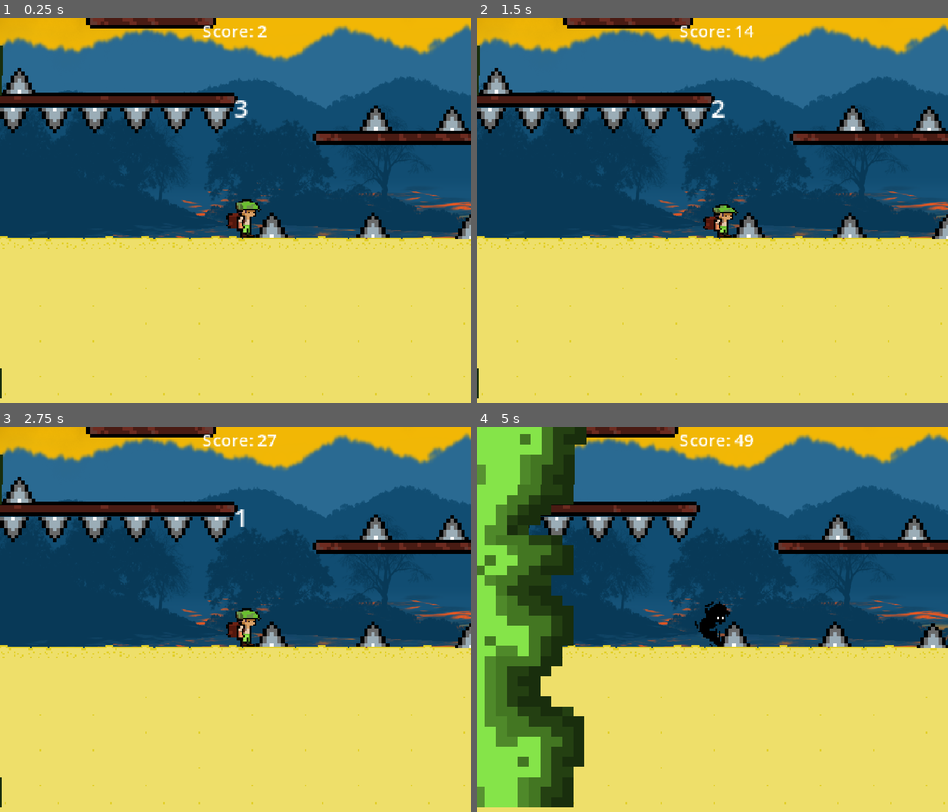
Above: before the commit, frames 1-4 (two rows, left to right).
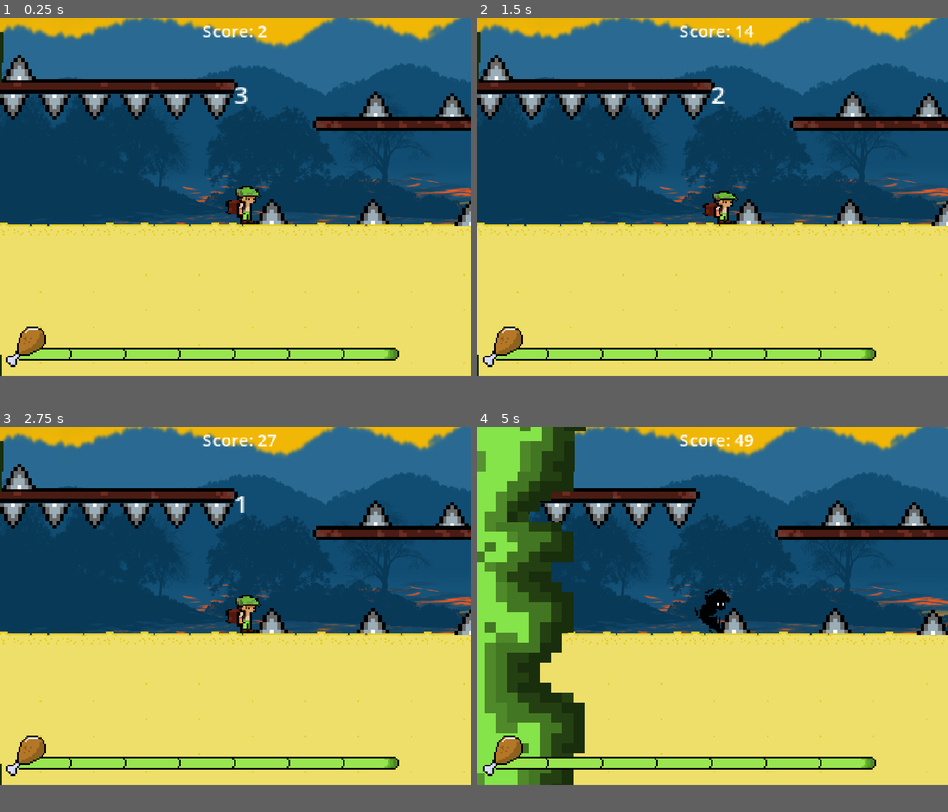
Above: after the commit, the same moments.

Repository: Overlord1304/Stormlock-Escape
Game: Godot game, scene res://scenes/main.tscn
Two runs of this game, one before a commit and one after it. Both use one fixed random seed, a clock stepped at 60 frames per second and the inputs below.
Inputs:
- Up to frame 1 (0.25 s): no input
- Up to frame 2 (1.5 s): tap Enter at 0.5 s; hold Right (ui_right) from 0.53 s (still down); tap Alt at 0.6 s; tap Up (ui_up) at 0.77 s; tap Shift at 1.35 s
- Up to frame 3 (2.75 s): tap Up (ui_up) at 1.52 s; release Right (ui_right) at 2.03 s; hold Left (ui_left) from 2.03 s (still down); tap Alt at 2.1 s
- Up to frame 4 (5 s): release Left (ui_left) at 2.78 s; hold Right (ui_right) 2.78-4.28 s; tap Shift at 2.85, 4.35 s; tap Up (ui_up) at 3.02, 3.77, 4.52 s; tap Alt at 3.6 s; hold Left (ui_left) from 4.28 s (still down)
In our replay, the window is 800x655 before the commit and 800x609 after it. These sizes can differ from the game's own. Grey fills any space a smaller window leaves; there, only what the larger window draws over its background counts as a difference.

The runs differ from the first frame. In frame 1, 26% of the frame differs, in the area x 0-100%, y 0-99%; in frame 2, 26%; in frame 3, 26%; in frame 4, 29%.

Commit message:
added hunger system with food collectibles

Diff:
--- a/project.godot
+++ b/project.godot
@@ -22,9 +22,9 @@
 [display]
 
 window/size/viewport_width=880
-window/size/viewport_height=720
+window/size/viewport_height=670
 window/size/window_width_override=880
-window/size/window_height_override=720
+window/size/window_height_override=670
 window/stretch/mode="canvas_items"
 
 [editor_plugins]
@@ -35,6 +35,7 @@
 
 player=""
 storm=""
+Food=""
 
 [rendering]
 
--- /dev/null
+++ b/scenes/food.tscn
@@ -0,0 +1,68 @@
+[gd_scene load_steps=11 format=3 uid="uid://ddb2p8p32lcdq"]
+
+[ext_resource type="Texture2D" uid="uid://buur6udplb2c7" path="res://sprites/food.png" id="1_xven1"]
+[ext_resource type="Script" uid="uid://c5ahi6onic6gy" path="res://scripts/food.gd" id="2_af40f"]
+
+[sub_resource type="CircleShape2D" id="CircleShape2D_af40f"]
+radius = 12.369317
+
+[sub_resource type="AtlasTexture" id="AtlasTexture_af40f"]
+atlas = ExtResource("1_xven1")
+region = Rect2(0, 0, 32, 32)
+
+[sub_resource type="AtlasTexture" id="AtlasTexture_370ap"]
+atlas = ExtResource("1_xven1")
+region = Rect2(32, 0, 32, 32)
+
+[sub_resource type="AtlasTexture" id="AtlasTexture_qjm1k"]
+atlas = ExtResource("1_xven1")
+region = Rect2(64, 0, 32, 32)
+
+[sub_resource type="AtlasTexture" id="AtlasTexture_p8t0w"]
+atlas = ExtResource("1_xven1")
+region = Rect2(96, 0, 32, 32)
+
+[sub_resource type="AtlasTexture" id="AtlasTexture_14bb5"]
+atlas = ExtResource("1_xven1")
+region = Rect2(128, 0, 32, 32)
+
+[sub_resource type="AtlasTexture" id="AtlasTexture_7b0y3"]
+atlas = ExtResource("1_xven1")
+region = Rect2(160, 0, 32, 32)
+
+[sub_resource type="SpriteFrames" id="SpriteFrames_370ap"]
+animations = [{
+"frames": [{
+"duration": 1.0,
+"texture": SubResource("AtlasTexture_af40f")
+}, {
+"duration": 1.0,
+"texture": SubResource("AtlasTexture_370ap")
+}, {
+"duration": 1.0,
+"texture": SubResource("AtlasTexture_qjm1k")
+}, {
+"duration": 1.0,
+"texture": SubResource("AtlasTexture_p8t0w")
+}, {
+"duration": 1.0,
+"texture": SubResource("AtlasTexture_14bb5")
+}, {
+"duration": 1.0,
+"texture": SubResource("AtlasTexture_7b0y3")
+}],
+"loop": true,
+"name": &"default",
+"speed": 5.0
+}]
+
+[node name="Area2D" type="Area2D" groups=["Food"]]
+script = ExtResource("2_af40f")
+
+[node name="CollisionShape2D" type="CollisionShape2D" parent="."]
+shape = SubResource("CircleShape2D_af40f")
+
+[node name="AnimatedSprite2D" type="AnimatedSprite2D" parent="."]
+sprite_frames = SubResource("SpriteFrames_370ap")
+
+[connection signal="body_entered" from="." to="." method="_on_body_entered"]
--- a/scenes/main.tscn
+++ b/scenes/main.tscn
@@ -29,10 +29,12 @@
 [node name="Storm" parent="." instance=ExtResource("5_tbgi4")]
 z_index = 1
 position = Vector2(43, 256)
+speed = null
 
 [node name="Storm2" parent="." instance=ExtResource("5_tbgi4")]
 z_index = 1
 position = Vector2(44, 55)
+speed = null
 
 [node name="CanvasLayer" type="CanvasLayer" parent="."]
 offset = Vector2(230, 0)
@@ -64,3 +66,4 @@
 [node name="Storm3" parent="." instance=ExtResource("5_tbgi4")]
 z_index = 1
 position = Vector2(44, -132)
+speed = null
--- a/scenes/parallax.tscn
+++ b/scenes/parallax.tscn
@@ -1,9 +1,10 @@
-[gd_scene load_steps=5 format=3 uid="uid://c1ih35j0saddb"]
+[gd_scene load_steps=6 format=3 uid="uid://c1ih35j0saddb"]
 
 [ext_resource type="Texture2D" uid="uid://cq3os8ycujfth" path="res://parallax/L1.png" id="1_dgjee"]
 [ext_resource type="Texture2D" uid="uid://bk03l5mvcodh1" path="res://parallax/L2.png" id="2_quimm"]
 [ext_resource type="Texture2D" uid="uid://doo2ng8j4g24a" path="res://parallax/L3.png" id="3_yvlf7"]
 [ext_resource type="Texture2D" uid="uid://cdiisgrvmljeq" path="res://parallax/L4.png" id="4_hankl"]
+[ext_resource type="Texture2D" uid="uid://b3t4f4ke8xmaa" path="res://parallax/L67.png" id="5_quimm"]
 
 [node name="Node2D" type="Node2D"]
 
@@ -87,3 +88,53 @@
 scale = Vector2(0.22916664, 0.28657407)
 texture = ExtResource("4_hankl")
 centered = false
+
+[node name="ParallaxLayer9" type="ParallaxLayer" parent="ParallaxBackground"]
+position = Vector2(441, 1)
+motion_mirroring = Vector2(880, 0)
+
+[node name="Sprite2D" type="Sprite2D" parent="ParallaxBackground/ParallaxLayer9"]
+position = Vector2(-383, -241)
+scale = Vector2(6.1241384, 9.486574)
+texture = ExtResource("5_quimm")
+centered = false
+
+[node name="ParallaxLayer10" type="ParallaxLayer" parent="ParallaxBackground"]
+position = Vector2(440, -103)
+motion_mirroring = Vector2(880, 0)
+
+[node name="Sprite2D" type="Sprite2D" parent="ParallaxBackground/ParallaxLayer10"]
+position = Vector2(58.999973, -51)
+scale = Vector2(0.22864585, 0.29583332)
+texture = ExtResource("2_quimm")
+centered = false
+
+[node name="ParallaxLayer11" type="ParallaxLayer" parent="ParallaxBackground"]
+position = Vector2(440, -191)
+motion_mirroring = Vector2(880, 0)
+
+[node name="Sprite2D" type="Sprite2D" parent="ParallaxBackground/ParallaxLayer11"]
+position = Vector2(58.999973, -51)
+scale = Vector2(0.22864585, 0.29583332)
+texture = ExtResource("2_quimm")
+centered = false
+
+[node name="ParallaxLayer12" type="ParallaxLayer" parent="ParallaxBackground"]
+position = Vector2(-1, -189)
+motion_mirroring = Vector2(880, 0)
+
+[node name="Sprite2D" type="Sprite2D" parent="ParallaxBackground/ParallaxLayer12"]
+position = Vector2(58.999973, -51)
+scale = Vector2(0.22864585, 0.29583332)
+texture = ExtResource("2_quimm")
+centered = false
+
+[node name="ParallaxLayer13" type="ParallaxLayer" parent="ParallaxBackground"]
+position = Vector2(-1, -101)
+motion_mirroring = Vector2(880, 0)
+
+[node name="Sprite2D" type="Sprite2D" parent="ParallaxBackground/ParallaxLayer13"]
+position = Vector2(58.999973, -51)
+scale = Vector2(0.22864585, 0.29583332)
+texture = ExtResource("2_quimm")
+centered = false
--- a/scenes/player.tscn
+++ b/scenes/player.tscn
@@ -1,10 +1,13 @@
-[gd_scene load_steps=40 format=3 uid="uid://b46ati8dl6si0"]
+[gd_scene load_steps=52 format=3 uid="uid://b46ati8dl6si0"]
 
 [ext_resource type="Script" uid="uid://cyjqbcgq12gsu" path="res://scripts/player.gd" id="1_dqkch"]
 [ext_resource type="Texture2D" uid="uid://dnfcevdxtdcaa" path="res://sprites/playersheet-sheet.png" id="2_qlg0r"]
 [ext_resource type="Texture2D" uid="uid://cpy6vnyqu0g31" path="res://sprites/death.png" id="2_tuyoq"]
 [ext_resource type="Texture2D" uid="uid://daqo0xka2bm7l" path="res://sprites/playerjump.png" id="3_tuyoq"]
 [ext_resource type="Texture2D" uid="uid://uer0cn4gi6ny" path="res://sprites/walking.png" id="4_fjrip"]
+[ext_resource type="Texture2D" uid="uid://h8uw2virlgeu" path="res://sprites/hungbar.png" id="6_tuyoq"]
+[ext_resource type="Texture2D" uid="uid://b35fbh62yj3oc" path="res://sprites/Sprite-0002.png" id="7_fjrip"]
+[ext_resource type="Script" uid="uid://xxhd308qekpf" path="res://scripts/hungerbar.gd" id="7_smehm"]
 
 [sub_resource type="AtlasTexture" id="AtlasTexture_fjrip"]
 atlas = ExtResource("2_tuyoq")
@@ -248,6 +251,70 @@
 [sub_resource type="RectangleShape2D" id="RectangleShape2D_tuyoq"]
 size = Vector2(1890, 1289)
 
+[sub_resource type="AtlasTexture" id="AtlasTexture_f1ej7"]
+atlas = ExtResource("6_tuyoq")
+region = Rect2(0, 0, 256, 16)
+
+[sub_resource type="AtlasTexture" id="AtlasTexture_oprun"]
+atlas = ExtResource("6_tuyoq")
+region = Rect2(256, 0, 256, 16)
+
+[sub_resource type="AtlasTexture" id="AtlasTexture_a8ls1"]
+atlas = ExtResource("6_tuyoq")
+region = Rect2(512, 0, 256, 16)
+
+[sub_resource type="AtlasTexture" id="AtlasTexture_qfm1y"]
+atlas = ExtResource("6_tuyoq")
+region = Rect2(768, 0, 256, 16)
+
+[sub_resource type="AtlasTexture" id="AtlasTexture_fulsm"]
+atlas = ExtResource("6_tuyoq")
+region = Rect2(1024, 0, 256, 16)
+
+[sub_resource type="AtlasTexture" id="AtlasTexture_4r5pv"]
+atlas = ExtResource("6_tuyoq")
+region = Rect2(1280, 0, 256, 16)
+
+[sub_resource type="AtlasTexture" id="AtlasTexture_60mlk"]
+atlas = ExtResource("6_tuyoq")
+region = Rect2(1536, 0, 256, 16)
+
+[sub_resource type="AtlasTexture" id="AtlasTexture_i4ail"]
+atlas = ExtResource("6_tuyoq")
+region = Rect2(1792, 0, 256, 16)
+
+[sub_resource type="SpriteFrames" id="SpriteFrames_i4ail"]
+animations = [{
+"frames": [{
+"duration": 1.0,
+"texture": SubResource("AtlasTexture_f1ej7")
+}, {
+"duration": 1.0,
+"texture": SubResource("AtlasTexture_oprun")
+}, {
+"duration": 1.0,
+"texture": SubResource("AtlasTexture_a8ls1")
+}, {
+"duration": 1.0,
+"texture": SubResource("AtlasTexture_qfm1y")
+}, {
+"duration": 1.0,
+"texture": SubResource("AtlasTexture_fulsm")
+}, {
+"duration": 1.0,
+"texture": SubResource("AtlasTexture_4r5pv")
+}, {
+"duration": 1.0,
+"texture": SubResource("AtlasTexture_60mlk")
+}, {
+"duration": 1.0,
+"texture": SubResource("AtlasTexture_i4ail")
+}],
+"loop": true,
+"name": &"default",
+"speed": 5.0
+}]
+
 [node name="player" type="CharacterBody2D" groups=["player"]]
 position = Vector2(63, 0)
 script = ExtResource("1_dqkch")
@@ -274,6 +341,19 @@
 position = Vector2(3, -626.5)
 shape = SubResource("RectangleShape2D_tuyoq")
 
+[node name="hungerbar" type="Node2D" parent="."]
+position = Vector2(3, -13)
+
+[node name="AnimatedSprite2D" type="AnimatedSprite2D" parent="hungerbar"]
+position = Vector2(-17, 112)
+sprite_frames = SubResource("SpriteFrames_i4ail")
+frame_progress = 0.34203237
+script = ExtResource("7_smehm")
+
+[node name="Sprite2D" type="Sprite2D" parent="hungerbar"]
+position = Vector2(-132, 104)
+texture = ExtResource("7_fjrip")
+
 [connection signal="animation_finished" from="AnimatedSprite2D" to="." method="_on_animated_sprite_2d_animation_finished"]
 [connection signal="body_entered" from="stormdetector" to="." method="_on_stormdetector_body_entered"]
 [connection signal="body_exited" from="stormdetector" to="." method="_on_stormdetector_body_exited"]
--- a/scenes/segments/segment_1.tscn
+++ b/scenes/segments/segment_1.tscn
@@ -1,8 +1,9 @@
-[gd_scene load_steps=9 format=4 uid="uid://jom0p40tlxoy"]
+[gd_scene load_steps=10 format=4 uid="uid://jom0p40tlxoy"]
 
 [ext_resource type="Script" uid="uid://djiq6g1hwd735" path="res://scripts/segscript.gd" id="1_4e3lr"]
 [ext_resource type="Texture2D" uid="uid://nyqgn2wneu83" path="res://sprites/float.png" id="3_oty2d"]
 [ext_resource type="PackedScene" uid="uid://b8m22mdk4lsb" path="res://scenes/spike.tscn" id="3_sp3y7"]
+[ext_resource type="PackedScene" uid="uid://ddb2p8p32lcdq" path="res://scenes/food.tscn" id="4_oty2d"]
 
 [sub_resource type="TileSetAtlasSource" id="TileSetAtlasSource_sp3y7"]
 texture = ExtResource("3_oty2d")
@@ -181,3 +182,7 @@
 position = Vector2(5.3333282, -96)
 scale = Vector2(1.5, 1.5)
 shape = SubResource("RectangleShape2D_sp3y7")
+
+[node name="Node2D" parent="." instance=ExtResource("4_oty2d")]
+position = Vector2(-101.333336, -97.333336)
+scale = Vector2(0.5, 0.5)
--- a/scenes/segments/segment_2.tscn
+++ b/scenes/segments/segment_2.tscn
@@ -1,8 +1,9 @@
-[gd_scene load_steps=12 format=4 uid="uid://ddk7ulhbxjqci"]
+[gd_scene load_steps=13 format=4 uid="uid://ddk7ulhbxjqci"]
 
 [ext_resource type="Script" uid="uid://djiq6g1hwd735" path="res://scripts/segscript.gd" id="1_ytqth"]
 [ext_resource type="Texture2D" uid="uid://nyqgn2wneu83" path="res://sprites/float.png" id="2_pwiuq"]
 [ext_resource type="PackedScene" uid="uid://b8m22mdk4lsb" path="res://scenes/spike.tscn" id="3_5td24"]
+[ext_resource type="PackedScene" uid="uid://ddb2p8p32lcdq" path="res://scenes/food.tscn" id="4_5td24"]
 
 [sub_resource type="TileSetAtlasSource" id="TileSetAtlasSource_v880x"]
 texture = ExtResource("2_pwiuq")
@@ -139,6 +140,37 @@
 [node name="StaticBody2D16" parent="spike" instance=ExtResource("3_5td24")]
 position = Vector2(-121.44446, -74.999985)
 
+[node name="StaticBody2D12" parent="spike" instance=ExtResource("3_5td24")]
+position = Vector2(-355.8889, -75.22222)
+
+[node name="StaticBody2D17" parent="spike" instance=ExtResource("3_5td24")]
+position = Vector2(-364.77777, -75.22222)
+
+[node name="StaticBody2D18" parent="spike" instance=ExtResource("3_5td24")]
+position = Vector2(-373.66663, -75.22222)
+
+[node name="StaticBody2D19" parent="spike" instance=ExtResource("3_5td24")]
+position = Vector2(-50.333336, -74.999985)
+
+[node name="StaticBody2D20" parent="spike" instance=ExtResource("3_5td24")]
+position = Vector2(-41.000008, -74.999985)
+
+[node name="StaticBody2D21" parent="spike" instance=ExtResource("3_5td24")]
+position = Vector2(407.55566, 123.7778)
+rotation = 3.1415927
+
+[node name="StaticBody2D22" parent="spike" instance=ExtResource("3_5td24")]
+position = Vector2(-22.777786, -74.999985)
+
+[node name="StaticBody2D23" parent="spike" instance=ExtResource("3_5td24")]
+position = Vector2(-5.888893, -74.999985)
+
+[node name="StaticBody2D24" parent="spike" instance=ExtResource("3_5td24")]
+position = Vector2(20.000011, -94.66669)
+
+[node name="StaticBody2D25" parent="spike" instance=ExtResource("3_5td24")]
+position = Vector2(56.444458, -94.66669)
+
 [node name="TileMapLayer5" type="TileMapLayer" parent="."]
 position = Vector2(-86, -24)
 scale = Vector2(1.5, 1.5)
@@ -198,3 +230,22 @@
 position = Vector2(12.148132, -63.851845)
 scale = Vector2(1.5, 1.5)
 shape = SubResource("RectangleShape2D_5td24")
+
+[node name="TileMapLayer9" type="TileMapLayer" parent="."]
+position = Vector2(418.6667, 41)
+scale = Vector2(1.5, 1.5)
+tile_map_data = PackedByteArray("AAD8//7/AAABAAQAAAD9//7/AAACAAEAADD+//7/AAACAAQAAAD///7/AAACAAEAADAAAP7/AAACAAMAADABAP7/AAADAAIAAGACAP7/AAACAAMAADADAP7/AAACAAEAADAEAP7/AAACAAQAAAAFAP7/AAADAAQAAAA=")
+tile_set = SubResource("TileSet_4a80a")
+
+[node name="StaticBody2D" type="StaticBody2D" parent="TileMapLayer9"]
+position = Vector2(0, 88)
+scale = Vector2(1.5, 1.5)
+
+[node name="CollisionShape2D" type="CollisionShape2D" parent="TileMapLayer9/StaticBody2D"]
+position = Vector2(3.9259262, -64.296295)
+scale = Vector2(1.5, 1.5)
+shape = SubResource("RectangleShape2D_slweb")
+
+[node name="Node2D" parent="." instance=ExtResource("4_5td24")]
+position = Vector2(-111.333336, -48)
+scale = Vector2(0.5, 0.5)
--- a/scenes/segments/segment_3.tscn
+++ b/scenes/segments/segment_3.tscn
@@ -1,8 +1,9 @@
-[gd_scene load_steps=10 format=4 uid="uid://dbon7rv4mdj1q"]
+[gd_scene load_steps=11 format=4 uid="uid://dbon7rv4mdj1q"]
 
 [ext_resource type="Script" uid="uid://djiq6g1hwd735" path="res://scripts/segscript.gd" id="1_655fg"]
 [ext_resource type="Texture2D" uid="uid://nyqgn2wneu83" path="res://sprites/float.png" id="2_sn0gb"]
 [ext_resource type="PackedScene" uid="uid://b8m22mdk4lsb" path="res://scenes/spike.tscn" id="3_bf286"]
+[ext_resource type="PackedScene" uid="uid://ddb2p8p32lcdq" path="res://scenes/food.tscn" id="4_sn0gb"]
 
 [sub_resource type="TileSetAtlasSource" id="TileSetAtlasSource_4clqh"]
 texture = ExtResource("2_sn0gb")
@@ -107,6 +108,36 @@
 position = Vector2(-51.111107, 190.22229)
 rotation = -1.5707964
 
+[node name="StaticBody2D13" parent="spike" instance=ExtResource("3_bf286")]
+position = Vector2(-348.00012, -88.88891)
+
+[node name="StaticBody2D21" parent="spike" instance=ExtResource("3_bf286")]
+position = Vector2(-75.111115, -89.33333)
+
+[node name="StaticBody2D22" parent="spike" instance=ExtResource("3_bf286")]
+position = Vector2(-292, -75.11111)
+
+[node name="StaticBody2D24" parent="spike" instance=ExtResource("3_bf286")]
+position = Vector2(-131.55554, -75.11111)
+
+[node name="StaticBody2D26" parent="spike" instance=ExtResource("3_bf286")]
+position = Vector2(-15.1111145, -75.11111)
+
+[node name="StaticBody2D27" parent="spike" instance=ExtResource("3_bf286")]
+position = Vector2(-6.222229, -75.11111)
+
+[node name="StaticBody2D28" parent="spike" instance=ExtResource("3_bf286")]
+position = Vector2(2.6666641, -75.11111)
+
+[node name="StaticBody2D29" parent="spike" instance=ExtResource("3_bf286")]
+position = Vector2(-403.5556, -75.11111)
+
+[node name="StaticBody2D30" parent="spike" instance=ExtResource("3_bf286")]
+position = Vector2(-422.22232, -75.11111)
+
+[node name="StaticBody2D31" parent="spike" instance=ExtResource("3_bf286")]
+position = Vector2(-412.88904, -75.11111)
+
 [node name="TileMapLayer6" type="TileMapLayer" parent="."]
 position = Vector2(140.66666, 30.333336)
 scale = Vector2(1.5, 1.5)
@@ -234,3 +265,37 @@
 position = Vector2(3.8518498, -73.481476)
 scale = Vector2(1.5, 1.5)
 shape = SubResource("RectangleShape2D_slweb")
+
+[node name="TileMapLayer13" type="TileMapLayer" parent="."]
+position = Vector2(-160.66672, 49.000004)
+scale = Vector2(1.5, 1.5)
+tile_map_data = PackedByteArray("AAD8//7/AAABAAQAAAD9//7/AAACAAEAADD+//7/AAACAAQAAAD///7/AAACAAEAADAAAP7/AAACAAMAADABAP7/AAADAAIAAGACAP7/AAACAAMAADADAP7/AAACAAEAADAEAP7/AAACAAQAAAAFAP7/AAADAAQAAAA=")
+tile_set = SubResource("TileSet_4a80a")
+
+[node name="StaticBody2D" type="StaticBody2D" parent="TileMapLayer13"]
+position = Vector2(0, 88)
+scale = Vector2(1.5, 1.5)
+
+[node name="CollisionShape2D" type="CollisionShape2D" parent="TileMapLayer13/StaticBody2D"]
+position = Vector2(3.9259262, -64)
+scale = Vector2(1.5, 1.5)
+shape = SubResource("RectangleShape2D_slweb")
+
+[node name="TileMapLayer14" type="TileMapLayer" parent="."]
+position = Vector2(249.33328, 49.000008)
+scale = Vector2(1.5, 1.5)
+tile_map_data = PackedByteArray("AAD8//7/AAABAAQAAAD9//7/AAACAAEAADD+//7/AAACAAQAAAD///7/AAACAAEAADAAAP7/AAACAAMAADABAP7/AAADAAIAAGACAP7/AAACAAMAADADAP7/AAACAAEAADAEAP7/AAACAAQAAAAFAP7/AAADAAQAAAA=")
+tile_set = SubResource("TileSet_4a80a")
+
+[node name="StaticBody2D" type="StaticBody2D" parent="TileMapLayer14"]
+position = Vector2(0, 88)
+scale = Vector2(1.5, 1.5)
+
+[node name="CollisionShape2D" type="CollisionShape2D" parent="TileMapLayer14/StaticBody2D"]
+position = Vector2(3.9259262, -64)
+scale = Vector2(1.5, 1.5)
+shape = SubResource("RectangleShape2D_slweb")
+
+[node name="Node2D" parent="." instance=ExtResource("4_sn0gb")]
+position = Vector2(55.33333, -50.666664)
+scale = Vector2(0.5, 0.5)
--- a/scenes/segments/segment_4.tscn
+++ b/scenes/segments/segment_4.tscn
@@ -1,8 +1,9 @@
-[gd_scene load_steps=12 format=4 uid="uid://dw6sn0ml3bwit"]
+[gd_scene load_steps=13 format=4 uid="uid://dw6sn0ml3bwit"]
 
 [ext_resource type="Script" uid="uid://djiq6g1hwd735" path="res://scripts/segscript.gd" id="1_la0s3"]
 [ext_resource type="Texture2D" uid="uid://nyqgn2wneu83" path="res://sprites/float.png" id="2_3e1m0"]
 [ext_resource type="PackedScene" uid="uid://b8m22mdk4lsb" path="res://scenes/spike.tscn" id="3_qpqcp"]
+[ext_resource type="PackedScene" uid="uid://ddb2p8p32lcdq" path="res://scenes/food.tscn" id="4_3e1m0"]
 
 [sub_resource type="TileSetAtlasSource" id="TileSetAtlasSource_v880x"]
 texture = ExtResource("2_3e1m0")
@@ -268,3 +269,7 @@
 position = Vector2(12.148132, -63.851845)
 scale = Vector2(1.5, 1.5)
 shape = SubResource("RectangleShape2D_5td24")
+
+[node name="Node2D" parent="." instance=ExtResource("4_3e1m0")]
+position = Vector2(168.66666, -82)
+scale = Vector2(0.5, 0.5)
--- /dev/null
+++ b/scripts/food.gd
@@ -0,0 +1,11 @@
+extends Area2D
+
+signal collected
+@onready var anim = $AnimatedSprite2D
+func _ready():
+	anim.play("default")
+
+func _on_body_entered(body):
+	if body.is_in_group("player"):
+		collected.emit()
+		queue_free()
--- /dev/null
+++ b/scripts/hungerbar.gd
@@ -0,0 +1,6 @@
+extends AnimatedSprite2D
+func _ready():
+	update_hunger(8)
+func update_hunger(hunger):
+	frame = 8 - hunger
+	print(hunger)
--- a/scripts/player.gd
+++ b/scripts/player.gd
@@ -6,6 +6,9 @@
 @export var gravity := 900.0
 @export var jump_hold_time := 0.25
 @onready var anim := $AnimatedSprite2D
+@onready var hunger_bar = $hungerbar/AnimatedSprite2D
+var hunger_timer = 0.0
+var hunger = 8
 var can_move = true
 var jump_done = false
 var is_dead = false
@@ -58,7 +61,14 @@
 		anim.play("idle")
 	else:
 		anim.play("walk")
-
+	hunger_timer += delta
+	if hunger_timer > 7.5:
+		hunger_timer = 0
+		hunger -= 1
+		hunger = max(hunger, 0)
+		hunger_bar.update_hunger(hunger)
+	if hunger_bar.frame == 7:
+		die_to_spike()
 func update_hitboxes():
 	if anim.flip_h:
 
@@ -98,13 +108,18 @@
 
 	get_tree().reload_current_scene()
 
-
-func _on_stormdetector_body_entered(body: CharacterBody2D):
+#stormspeed
+func _on_stormdetector_body_entered(body):
 	if body.is_in_group("storm"):
 		body.reduce_speed()
 
 
 
-func _on_stormdetector_body_exited(body: CharacterBody2D):
+func _on_stormdetector_body_exited(body):
 	if body.is_in_group("storm"):
 		body.increase_speed()
+
+#hunger
+func _on_food_collected():
+	hunger = clamp(hunger + 2,0,8)
+	hunger_bar.update_hunger(hunger)
--- a/scripts/segadder.gd
+++ b/scripts/segadder.gd
@@ -4,7 +4,7 @@
 @onready var segment2 = preload("res://scenes/segments/segment_2.tscn")
 @onready var segment3 = preload("res://scenes/segments/segment_3.tscn")
 @onready var segment4 = preload("res://scenes/segments/segment_4.tscn")
-
+@onready var player = $"../player"
 var next_x := 0.0
 var SEGMENT_WIDTH := 700.0
 var segments := []
@@ -34,17 +34,17 @@
 	match rand:
 		0:
 			scene = segment1
-			SEGMENT_WIDTH = 753.0
+			SEGMENT_WIDTH = 800.0
 			y_pos = 95.0
 		1:
 			scene = segment2
-			SEGMENT_WIDTH = 670.0
+			SEGMENT_WIDTH = 1100.0
 		2:
 			scene = segment3
-			SEGMENT_WIDTH = 577.0
+			SEGMENT_WIDTH = 1175.0
 		3:
 			scene = segment4
-			SEGMENT_WIDTH = 690.0
+			SEGMENT_WIDTH = 850.0
 
 	var new_segment = scene.instantiate()
 	new_segment.global_position = Vector2(next_x, y_pos)
@@ -52,7 +52,9 @@
 	segments.append(new_segment)
 
 	next_x += SEGMENT_WIDTH
-
+	for food in new_segment.get_tree().get_nodes_in_group("Food"):
+		if not food.is_connected("collected", Callable(player, "_on_food_collected")):
+			food.connect("collected", Callable(player, "_on_food_collected"))
 func cleanup_segments() -> void:
 	if camera == null:
 		return
--- a/scripts/spike.gd
+++ b/scripts/spike.gd
@@ -1,6 +1,6 @@
 extends StaticBody2D
 
-func _on_area_2d_body_entered(body: CharacterBody2D) -> void:
+func _on_area_2d_body_entered(body) -> void:
 	if body.is_in_group("player"):
 		print("hi")
 		body.die_to_spike()
--- a/scripts/storm.gd
+++ b/scripts/storm.gd
@@ -4,7 +4,7 @@
 func _ready() -> void:
 	$AnimatedSprite2D.play()
 
-func _on_area_2d_body_entered(body: CharacterBody2D):
+func _on_area_2d_body_entered(body):
 	if body.is_in_group("player"):
 		body.die()
 
Not shown, added: scripts/food.gd.uid
Not shown, added: scripts/hungerbar.gd.uid
Binary file added: sprites/Sprite-0002.png
Not shown, added: sprites/Sprite-0002.png.import
Binary file added: sprites/food.png
Not shown, added: sprites/food.png.import
Binary file added: sprites/hungbar.png
Not shown, added: sprites/hungbar.png.import
